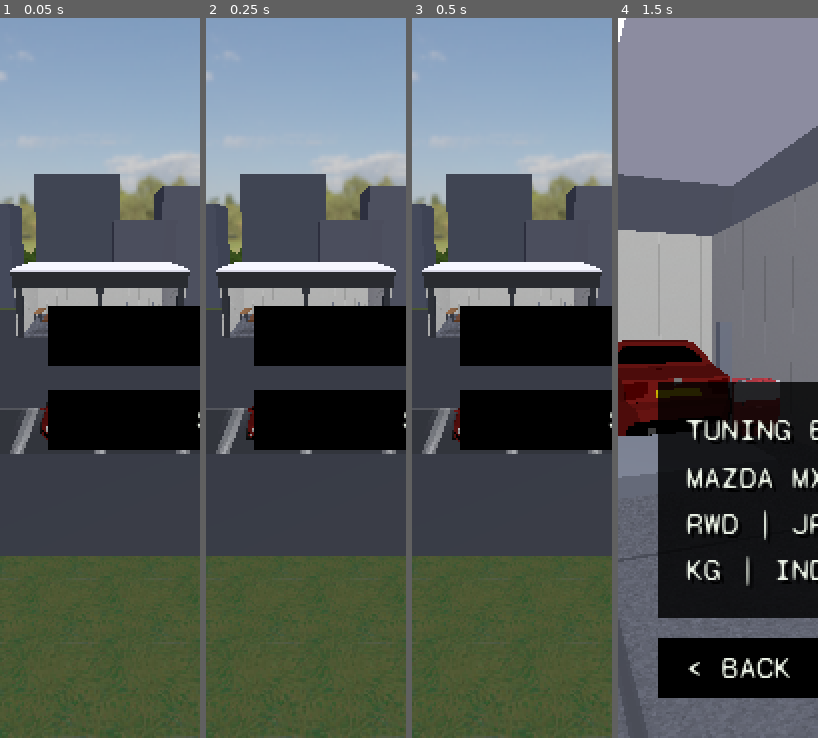
Above: before the commit, frames 1-4 (left to right).
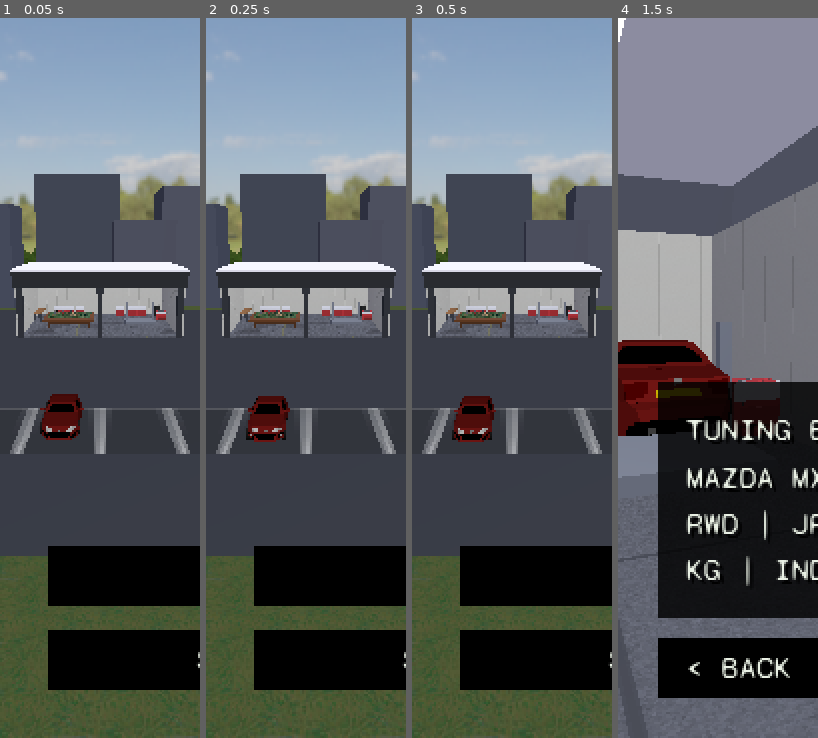
Above: after the commit, the same moments.

Repository: felixxwu/TAPPA
Game: Godot game, scene res://hq.tscn
Same seed, same stepped clock (60 frames per second), same inputs: the game is played once before the commit and once after it.
Inputs (mouse positions are in pixels of both pictures, inside the frame that each line leads up to):
- Up to frame 1 (0.05 s): no input
- Up to frame 2 (0.25 s): no input
- Up to frame 3 (0.5 s): no input
- Up to frame 4 (1.5 s): tap Enter (menu_select) at 0.5 s; move the mouse to (762, 342) at 0.52 s; hold Right (menu_right) 0.53-1.25 s; tap C (cycle_camera) at 0.6 s; click (762, 342) at 0.67 s; drag from (678, 414) to (708, 522) at 1.27 s

The runs differ from the first frame. In frame 1, 25% of the frame differs, in the area x 24-100%, y 40-94%; in frame 2, 25%; in frame 3, 25%; in frame 4, nothing differs.

Commit message:
Drop the title menu to the bottom of the screen
The Start/Settings buttons were vertically centred, covering the garage and
parked cars. Align them to the bottom so the HQ stays visible above the menu.

Co-Authored-By: Claude Opus 4.8 <noreply@anthropic.com>
Claude-Session: https://claude.ai/code/session_01SEX6DfoCzfzdacJV37aSrU

Diff:
--- a/rally/scripts/hq.gd
+++ b/rally/scripts/hq.gd
@@ -743,7 +743,9 @@
 	var made := _make_overlay()
 	_title_layer = made[0]
 	var root: VBoxContainer = made[1]
-	root.alignment = BoxContainer.ALIGNMENT_CENTER
+	# Sit the buttons at the BOTTOM of the screen so the HQ (garage + parked
+	# collection) stays visible above them rather than being covered by a centred menu.
+	root.alignment = BoxContainer.ALIGNMENT_END
 
 	# Title screen is just the Start button (and a Settings button below it) over the
 	# parked-collection backdrop — no title/subtitle text.
